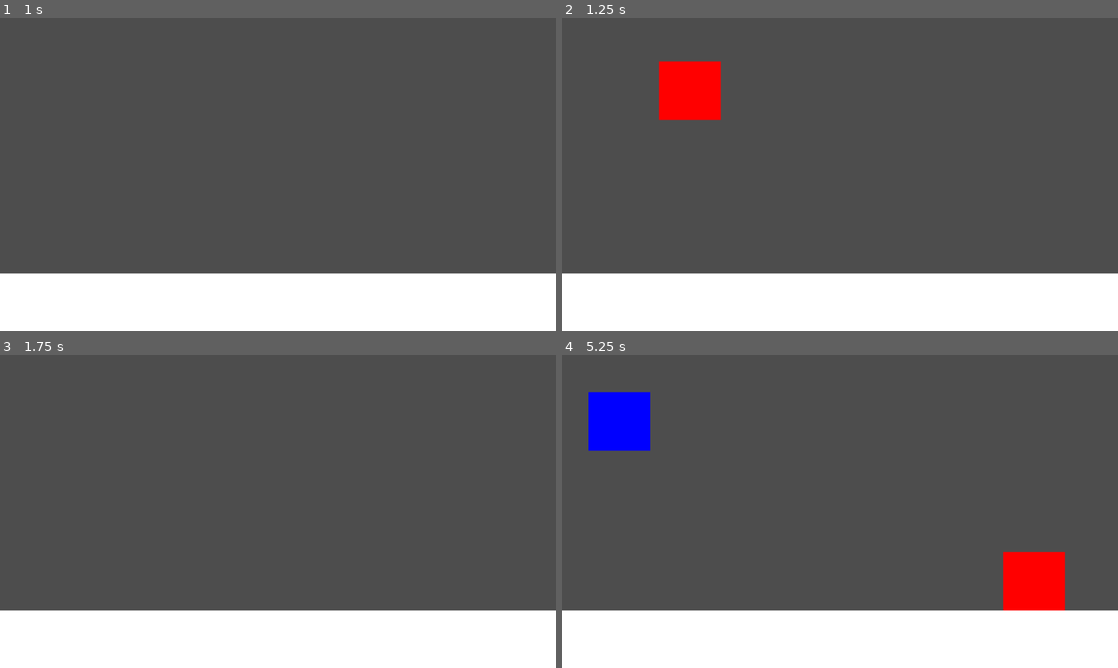
Above: before the commit, frames 1-4 (two rows, left to right).
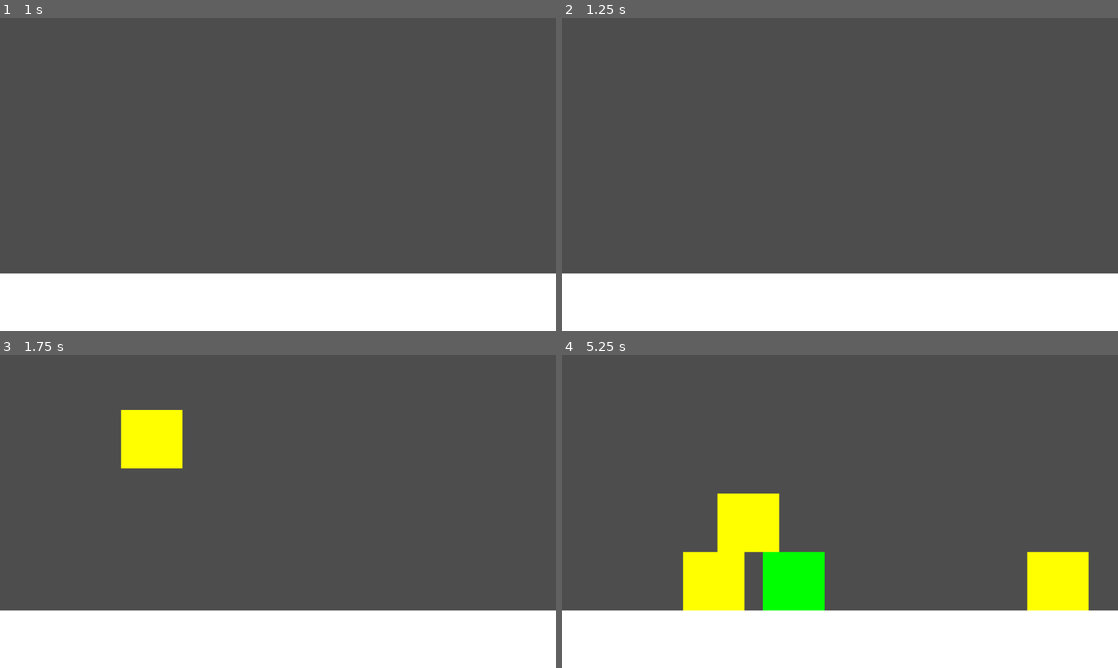
Above: after the commit, the same moments.

Repository: Tassnaz/FallingBlock
Game: Godot game, scene res://Scenes/main.tscn
Two runs of this game, one before a commit and one after it. Both use one fixed random seed, a clock stepped at 60 frames per second and the inputs below.
Inputs (mouse positions are in pixels of both pictures, inside the frame that each line leads up to):
- Up to frame 1 (1 s): tap Enter at 0.5 s; move the mouse to (400, 158) at 0.52 s; click (400, 158) at 0.6 s
- Up to frame 2 (1.25 s): no input
- Up to frame 3 (1.75 s): move the mouse to (127, 430) at 1.27 s; click (127, 430) at 1.35 s
- Up to frame 4 (5.25 s): move the mouse to (895, 442) at 2.02 s; click (895, 442) at 2.1 s; move the mouse to (812, 574) at 2.77 s; click (812, 574) at 2.85 s; move the mouse to (767, 467) at 3.52 s; click (767, 467) at 3.6 s; move the mouse to (723, 423) at 4.27 s; click (723, 423) at 4.35 s; move the mouse to (867, 511) at 5.02 s; click (867, 511) at 5.1 s

Frame 1 is identical in both runs. In frame 2, 2.1% of the frame differs, in the area x 17-29%, y 13-33%; in frame 3, 2.1%; in frame 4, 11%, in the area x 4-95%, y 11-82%.

Commit message:
2025-09-08 14:15
Fixade random color generation

Diff:
--- a/Scenes/block.tscn
+++ b/Scenes/block.tscn
@@ -1,8 +1,7 @@
 [gd_scene load_steps=5 format=3 uid="uid://bs8c3m83otyvd"]
 
 [ext_resource type="Script" path="res://Scripts/block.gd" id="1_qxedk"]
-
-[sub_resource type="PlaceholderTexture2D" id="PlaceholderTexture2D_6iajj"]
+[ext_resource type="Texture2D" uid="uid://b2mkm4tmm610w" path="res://Assets/ffffff.png" id="2_eaff6"]
 
 [sub_resource type="RectangleShape2D" id="RectangleShape2D_njwlo"]
 size = Vector2(128, 121)
@@ -14,18 +13,18 @@
 script = ExtResource("1_qxedk")
 
 [node name="Sprite2D" type="Sprite2D" parent="."]
-position = Vector2(554, 292.5)
-scale = Vector2(128, 121)
-texture = SubResource("PlaceholderTexture2D_6iajj")
+position = Vector2(603.551, 81.5)
+scale = Vector2(0.847344, 0.605)
+texture = ExtResource("2_eaff6")
 
 [node name="CollisionShape2D" type="CollisionShape2D" parent="."]
-position = Vector2(554, 292.5)
+position = Vector2(603.102, 81.5039)
 shape = SubResource("RectangleShape2D_njwlo")
 
 [node name="MouseBox" type="Area2D" parent="."]
 
 [node name="CollisionShape2D" type="CollisionShape2D" parent="MouseBox"]
-position = Vector2(553.75, 292.5)
+position = Vector2(603, 82)
 shape = SubResource("RectangleShape2D_j74kv")
 debug_color = Color(1.97336e-06, 0.639287, 0.366812, 0.42)
 
--- a/Scripts/block.gd
+++ b/Scripts/block.gd
@@ -21,8 +21,6 @@
 
 func _physics_process(delta):
 
-
-
 	if Input.is_action_just_pressed("LeftClick") && can_click == true:
 		queue_free()
 
Binary file added: Assets/ffffff.png
Not shown, added: Assets/ffffff.png.import
